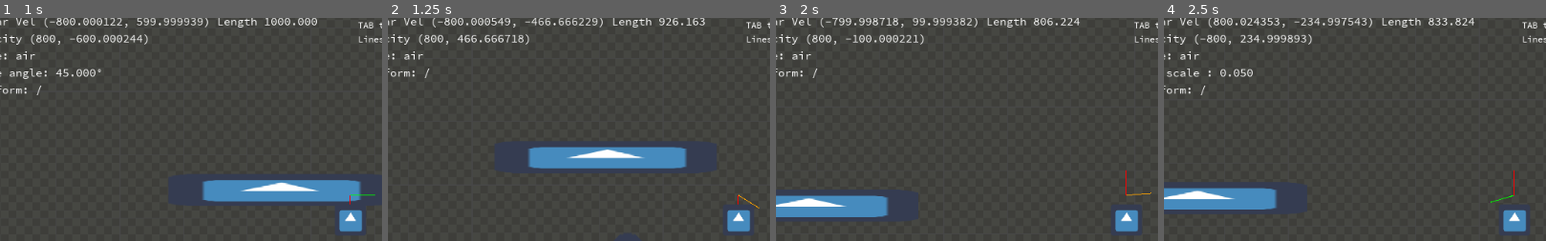
Above: before the commit, frames 1-4 (left to right).
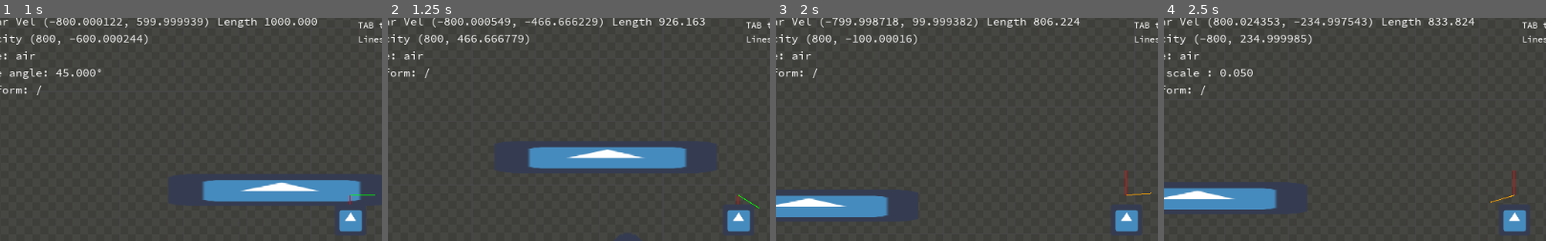
Above: after the commit, the same moments.

Repository: fabriceci/move_and_slide
Game: Godot game, scene res://World.tscn
The game is run twice, just before and just after one commit, with the same random seed, the same clock (stepped at 60 frames per second) and the same inputs. The engine's default icon, where the game draws it, is replaced by a stand-in: a white triangle on a blue panel in a dark square.
Inputs:
- Up to frame 1 (1 s): tap Enter (ui_accept) at 0.5, 0.6, 0.77 s; hold Right (ui_right) from 0.53 s (still down)
- Up to frame 2 (1.25 s): keep holding Right (ui_right); tap Enter (ui_accept) at 1.07 s
- Up to frame 3 (2 s): keep holding Right (ui_right); tap Shift (run) at 1.35 s; tap Enter (ui_accept) at 1.52, 1.55, 1.82 s
- Up to frame 4 (2.5 s): release Right (ui_right) at 2.03 s; hold Left (ui_left) from 2.03 s (still down); tap Tab (slow) at 2.1 s; tap Enter (ui_accept) at 2.3 s
The pictures show only the part of the screen within x 4-54%, y 5-55%; the shares and areas given below are measured in that part.

Frame 1 is identical in both runs. In frame 2, 0.1% of the frame differs, in the area x 32-98%, y 7-86%; in frame 3, 0.1%; in frame 4, 0.1%, in the area x 32-92%, y 7-83%.

Commit message:
Typo Snap prevent to jump

Diff:
--- a/Player/Classic/Player.gd
+++ b/Player/Classic/Player.gd
@@ -6,12 +6,18 @@
 var velocity := Vector2(0, 0)
 
 var last_normal = Vector2.ZERO
+var snap = Vector2.ZERO
 var 	was_on_floor = false
+
 func _physics_process(delta: float) -> void:
 	velocity += Global.GRAVITY_FORCE * delta
-
-	if Input.is_action_just_pressed('ui_accept') and (Global.INFINITE_JUMP or on_floor):
+	if Global.APPLY_SNAP:
+		snap = Global.SNAP_FORCE
+	else:
+		snap = Vector2.ZERO
+	if Input.is_action_just_pressed('ui_accept') and (Global.INFINITE_JUMP or util_on_floor()):
 		velocity.y += Global.JUMP_FORCE
+		snap = Vector2.ZERO
 
 	var speed = Global.RUN_SPEED if Input.is_action_pressed('run') and util_on_floor() else Global.NORMAL_SPEED
 	var direction = _get_direction()
@@ -22,14 +28,15 @@
 
 	if use_build_in:
 		if Global.APPLY_SNAP:
-			velocity = move_and_slide_with_snap(velocity, Global.SNAP_FORCE, Global.UP_DIRECTION, Global.STOP_ON_SLOPE, 4, deg2rad(Global.MAX_ANGLE_DEG), true)
+			print("je pass ici" + str(snap))
+			velocity = move_and_slide_with_snap(velocity, snap, Global.UP_DIRECTION, Global.STOP_ON_SLOPE, 4, deg2rad(Global.MAX_ANGLE_DEG), true)
 		else:
 			velocity = move_and_slide(velocity, Global.UP_DIRECTION, Global.STOP_ON_SLOPE, 4, deg2rad(Global.MAX_ANGLE_DEG), true)
 		last_normal = get_floor_normal()
 	else:
 		velocity = gd_move_and_slide(velocity, Global.UP_DIRECTION, Global.STOP_ON_SLOPE, 4, deg2rad(Global.MAX_ANGLE_DEG), true)
 		if Global.APPLY_SNAP:
-			custom_snap(Global.SNAP_FORCE,  Global.UP_DIRECTION, Global.STOP_ON_SLOPE, deg2rad(Global.MAX_ANGLE_DEG), true)
+			custom_snap(snap,  Global.UP_DIRECTION, Global.STOP_ON_SLOPE, deg2rad(Global.MAX_ANGLE_DEG), true)
 		was_on_floor = util_on_floor()
 
 	if util_on_floor():
--- a/Player/ClassicPR/PlayerPR.gd
+++ b/Player/ClassicPR/PlayerPR.gd
@@ -6,12 +6,18 @@
 var velocity := Vector2(0, 0)
 
 var last_normal = Vector2.ZERO
+var snap = Vector2.ZERO
 var was_on_floor = false
 
 func _physics_process(delta: float) -> void:
 	velocity += Global.GRAVITY_FORCE * delta
+	if Global.APPLY_SNAP:
+		snap = Global.SNAP_FORCE
+	else:
+		snap = Vector2.ZERO
 	if Input.is_action_just_pressed('ui_accept') and (Global.INFINITE_JUMP or on_floor):
 		velocity.y += Global.JUMP_FORCE
+		snap = Vector2.ZERO
 
 	var speed = Global.RUN_SPEED if Input.is_action_pressed('run') and util_on_floor() else Global.NORMAL_SPEED
 	var direction = _get_direction()
@@ -25,7 +31,7 @@
 	velocity = gd_move_and_slide(velocity, Global.UP_DIRECTION, Global.STOP_ON_SLOPE, 4, deg2rad(Global.MAX_ANGLE_DEG), true)
 
 	if Global.APPLY_SNAP:
-		custom_snap(Global.SNAP_FORCE, Global.UP_DIRECTION, Global.STOP_ON_SLOPE, deg2rad(Global.MAX_ANGLE_DEG), true)
+		custom_snap(snap, Global.UP_DIRECTION, Global.STOP_ON_SLOPE, deg2rad(Global.MAX_ANGLE_DEG), true)
 
 	was_on_floor = on_floor
 	if util_on_floor():
--- a/Player/Custom/PlayerCustom.gd
+++ b/Player/Custom/PlayerCustom.gd
@@ -12,7 +12,7 @@
 	update()
 
 func _physics_process(delta: float) -> void:
-	velocity.y += Global.GRAVITY_FORCE.y * delta
+	velocity += Global.GRAVITY_FORCE * delta
 	if Global.APPLY_SNAP:
 		snap = Global.SNAP_FORCE
 	else:
